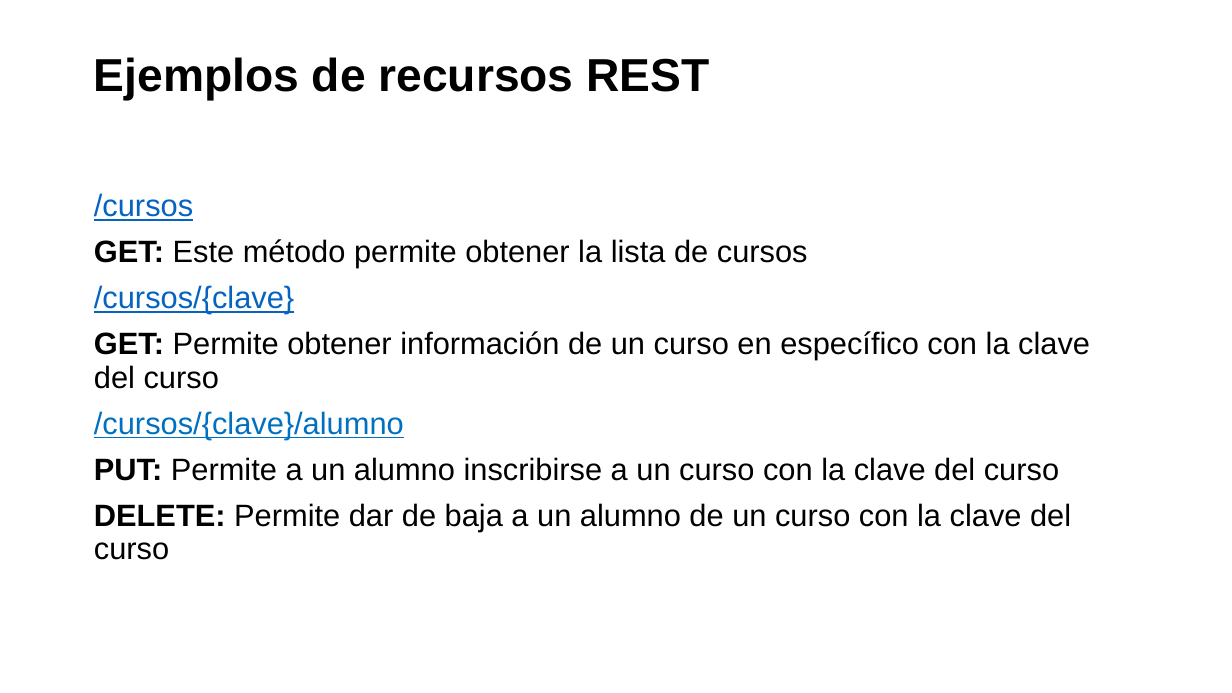
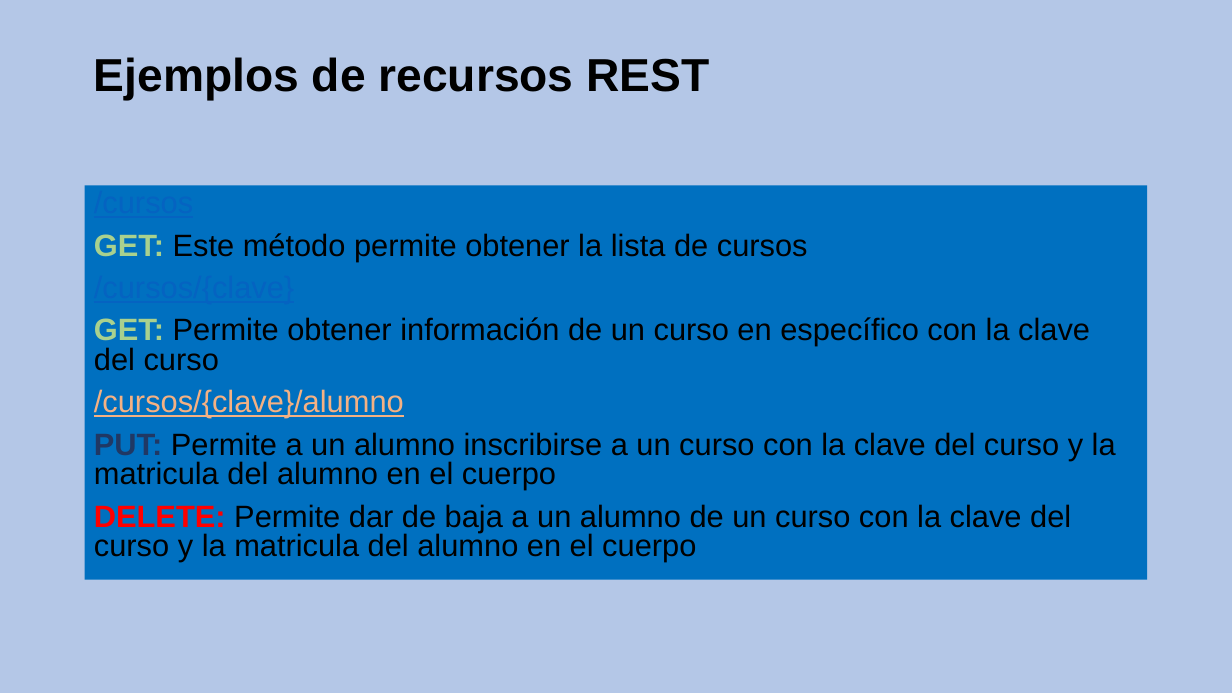
Before and after one commit to CesarFlick/shule-server-repositorio, a slide deck: slide 8 of INSTITUTO POLITÉCNICO NACIONAL.pptx. Drawn at 1232x693 pixels with LibreOffice and Linux fonts; fonts in the diff are those of the drawing. Boxes give left, top, right and bottom in pixels: in the first picture for what was removed or moved away, otherwise in the second. Text is boxed around its words. In the diff, an @@ line names an element or a change of style, - is before the commit and + after.

```diff
--- a/INSTITUTO POLITÉCNICO NACIONAL.pptx
+++ b/INSTITUTO POLITÉCNICO NACIONAL.pptx
@@ background #FFFFFF to #B4C7E7 @@
@@ text "/cursos": place and size @@
-text "/cursos" at <box>94,193,1090,560</box>
+text "/cursos" at <box>85,186,1148,580</box>
@@ text "/cursos" at <box>85,186,1148,580</box>: fill none to #0070C0 @@
@@ text at <box>94,233,1090,418</box>: text colour #000000 to #A9D18E in "GET:", "GET:"; text colour #0070C0 to #F4B183 in "/cursos/{clave}/alumno"; line spacing 0.9 to 0.8 @@
@@ text at <box>94,432,1116,562</box>: text changed @@
-PUT: Permite a un alumno inscribirse a un curso con la clave del curso
-DELETE: Permite dar de baja a un alumno de un curso con la clave del curso
+PUT: Permite a un alumno inscribirse a un curso con la clave del curso y la matricula del alumno en el cuerpo
+DELETE: Permite dar de baja a un alumno de un curso con la clave del curso y la matricula del alumno en el cuerpo
```
Also in this commit, not shown: 11 other slides changed, 1 slide added, 1 slide removed, 21 other files.
